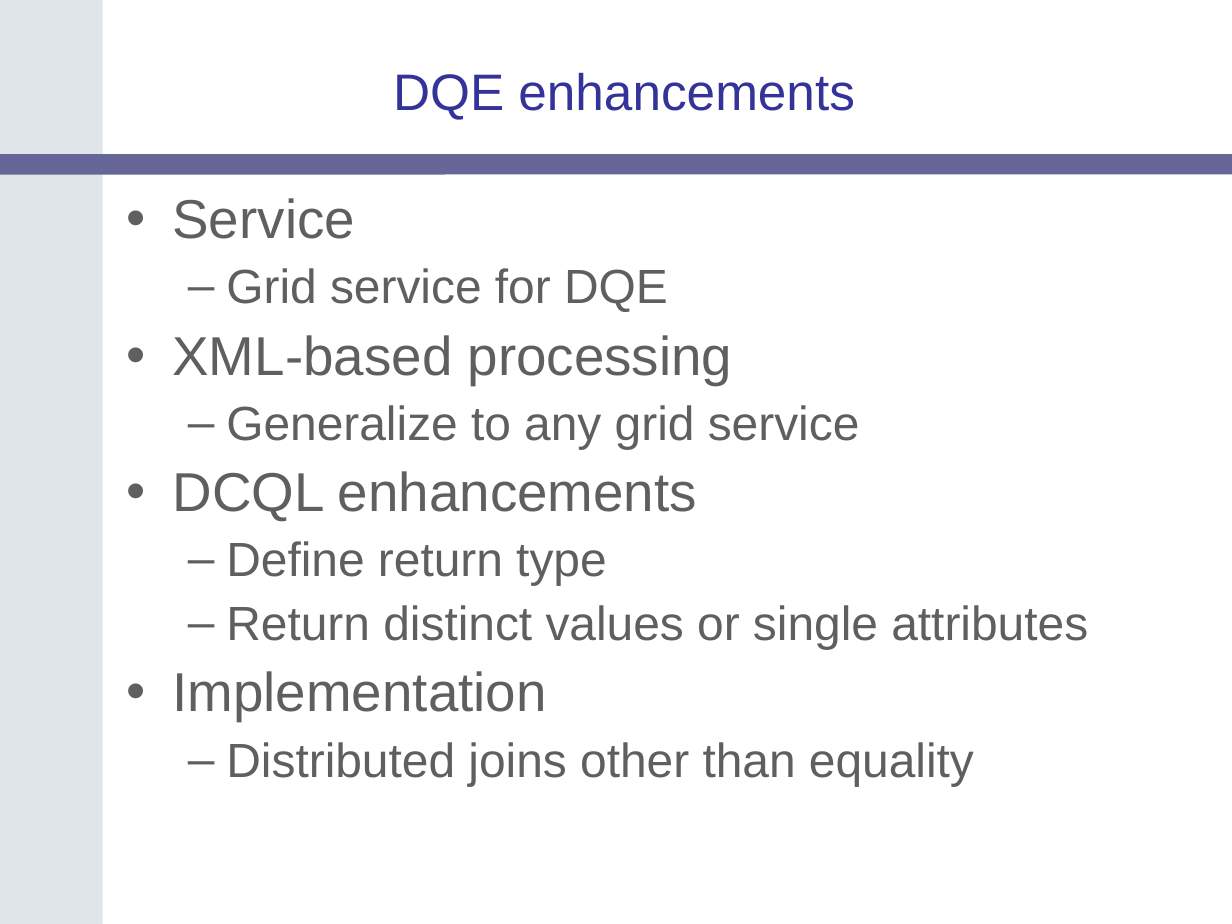
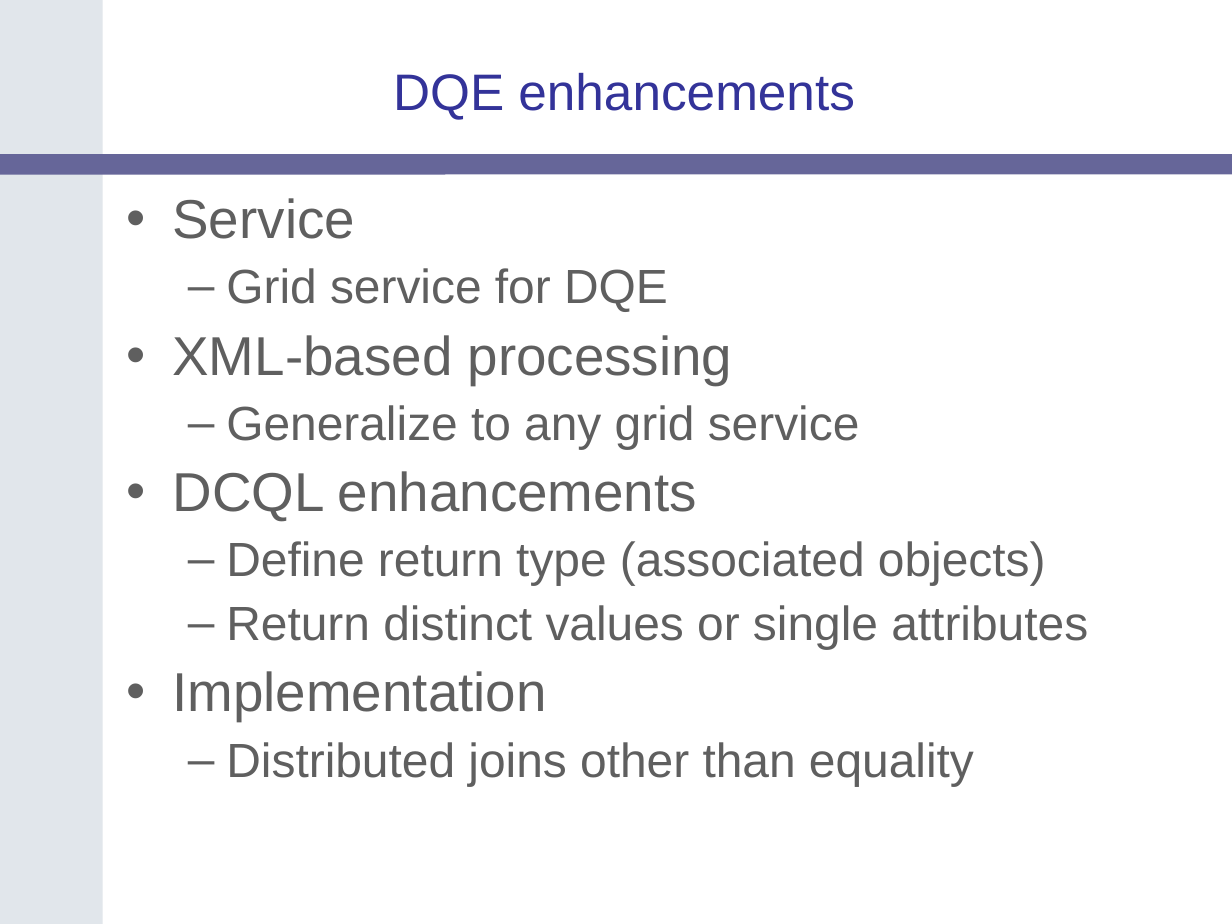
Before and after one commit to NCIP/catrip, a slide deck: slide 20 of catrip/documentation/presentations/catrip_beta_demo_2006_11_01/catrip_demo_2006_11_01.ppt (slide 30 before the commit). Drawn at 1232x924 pixels with LibreOffice and Linux fonts; fonts in the diff are those of the drawing; background and template pictures are left out. Boxes give left, top, right and bottom in pixels: in the first picture for what was removed or moved away, otherwise in the second. Text is boxed around its words. In the diff, an @@ line names an element or a change of style, - is before the commit and + after.

```diff
--- a/catrip/documentation/presentations/catrip_beta_demo_2006_11_01/catrip_demo_2006_11_01.ppt
+++ b/catrip/documentation/presentations/catrip_beta_demo_2006_11_01/catrip_demo_2006_11_01.ppt
@@ text at bbox=[226, 541, 1046, 585]: text changed @@
-  – Define return type
+  – Define return type (associated objects)
```
Also in this commit, not shown: 15 other slides changed, 12 slides added, 2 slides removed.
